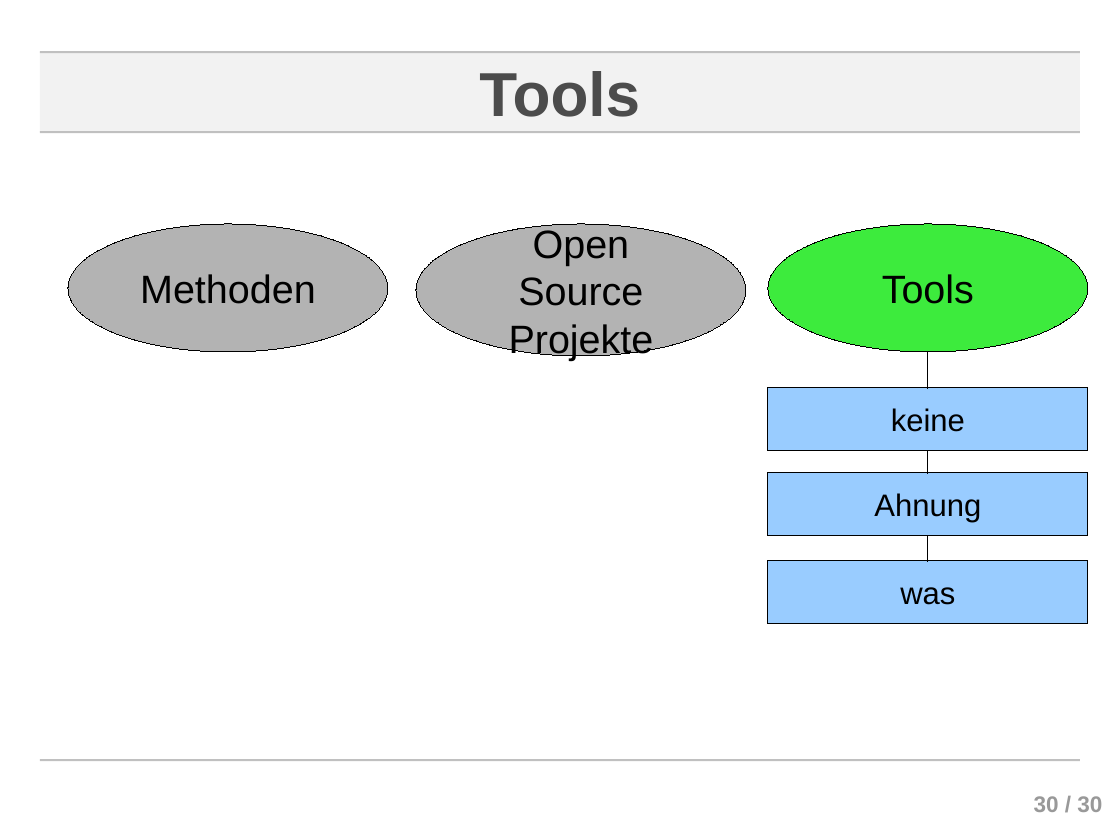
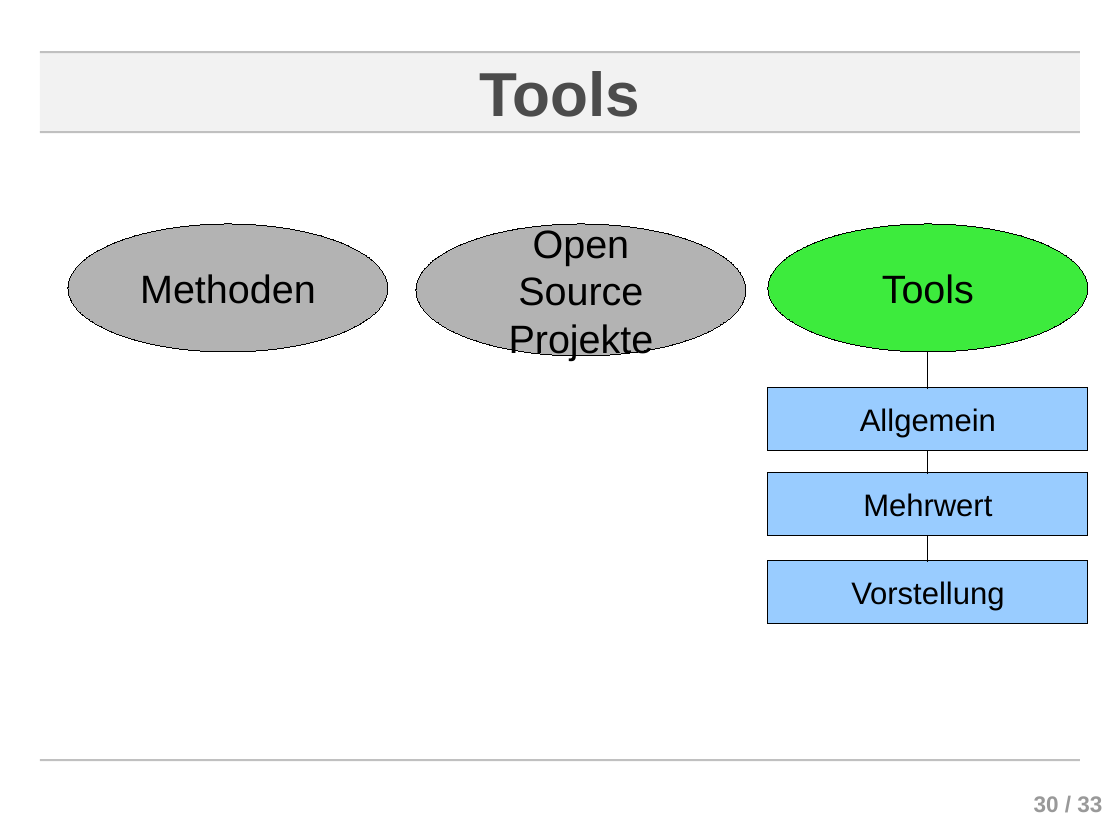
Before and after one commit to ChornHulio/sweSeminar, a slide deck: slide 30 of presentation/Agile Softwareentwicklung.odp. Drawn at 1120x840 pixels with LibreOffice and Linux fonts; fonts in the diff are those of the drawing; background and template pictures are left out. Boxes give left, top, right and bottom in pixels: in the first picture for what was removed or moved away, otherwise in the second. Text is boxed around its words. In the diff, an @@ line names an element or a change of style, - is before the commit and + after.

Commit message:
Tools added

```diff
--- a/presentation/Agile Softwareentwicklung.odp
+++ b/presentation/Agile Softwareentwicklung.odp
@@ text in rectangle at <box>860,408,996,438</box>: text changed @@
-keine
+Allgemein
@@ text in rectangle at <box>863,493,992,517</box>: text changed @@
-Ahnung
+Mehrwert
@@ text in rectangle at <box>851,581,1004,611</box>: text changed @@
-was
+Vorstellung
@@ page number at <box>1034,796,1102,812</box>: text changed @@
-30 / 30
+30 / 33
```
Also in this commit, not shown: 3 slides added.
